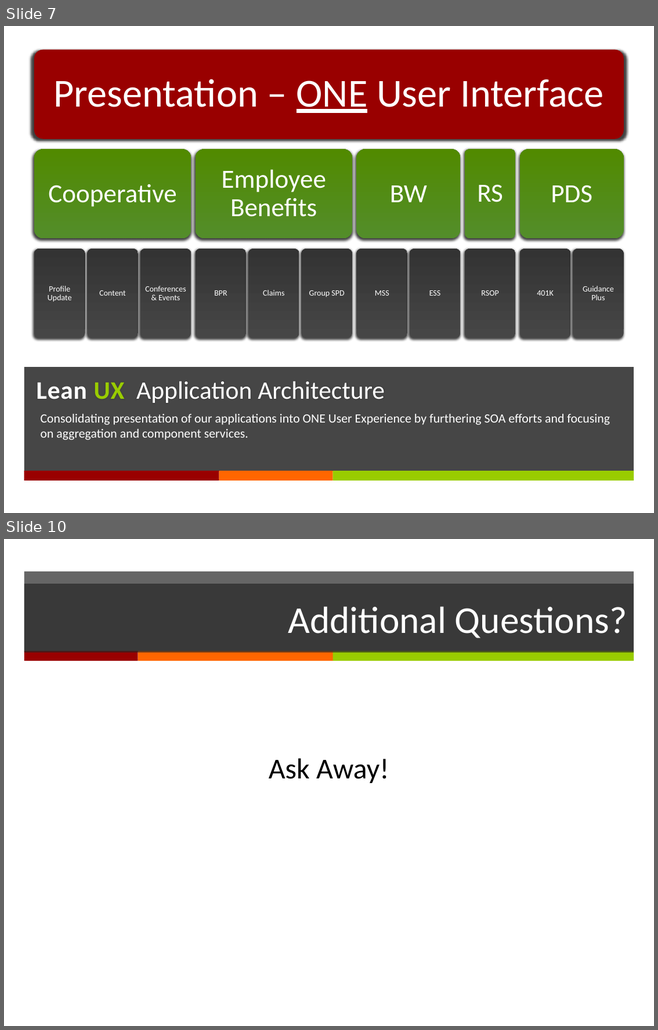
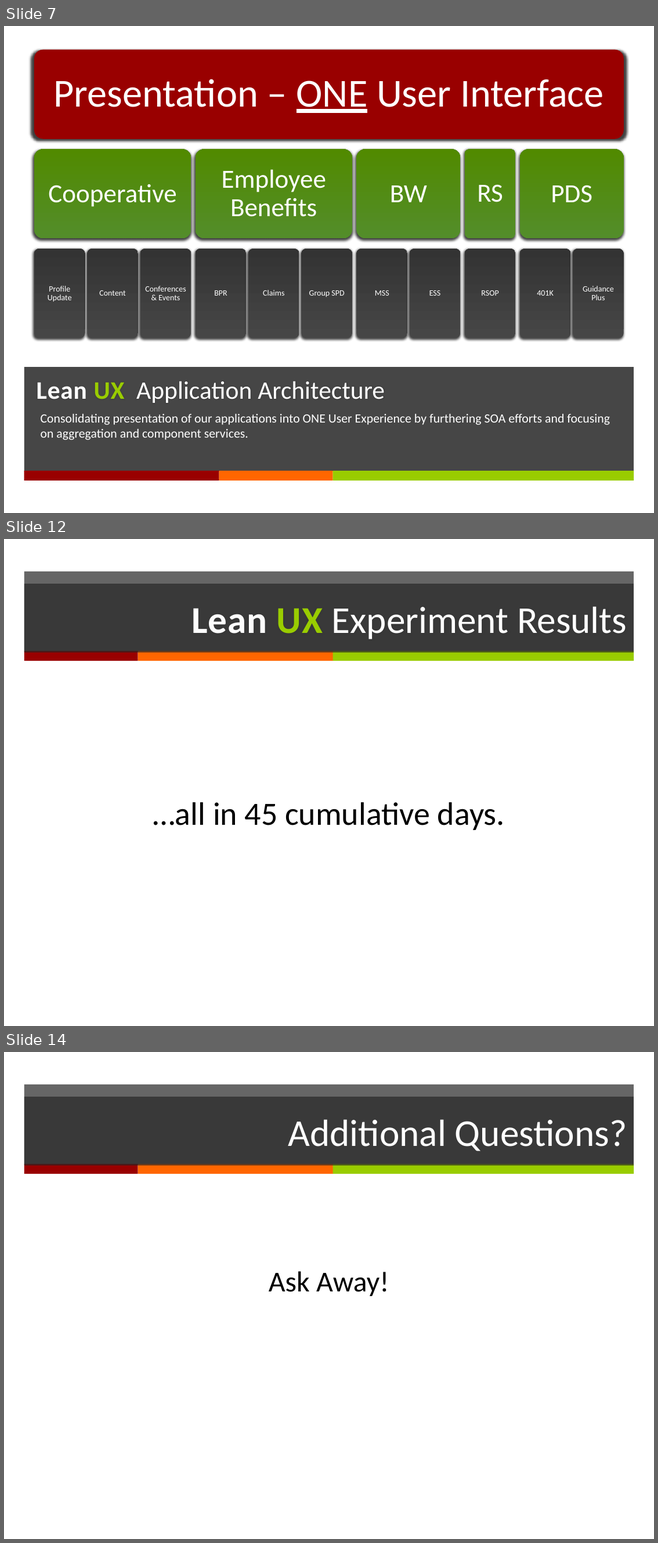
Before and after one commit to DannyDouglass/LeanUx, a slide deck: docs/presentations/LeanUx - IT Management.pptx. Shown one above the other, each under a label of ours: slides 7 and 10 before the commit, slides 7, 12 and 14 after it; the slides between them are not shown. The pictures are 658x1030 and 658x1543 pixels, drawn with LibreOffice and Linux fonts; fonts in the diff are those of the drawing. Boxes give left, top, right and bottom in pixels: in the first picture for what was removed or moved away, otherwise in the second. Text is boxed around its words. In the diff, an @@ line names an element or a change of style, - is before the commit and + after.

```diff
--- a/docs/presentations/LeanUx - IT Management.pptx
+++ b/docs/presentations/LeanUx - IT Management.pptx
@@ slide 12 added at box(4, 539, 654, 1026), background #FFFFFF; not listed: 4 template elements that a slide beside it also shows @@
@@ title added at box(24, 584, 633, 653), fill #262626 at 70% opacity, 42 pt, text #FFFFFF @@
+Lean UX Experiment Results
@@ text added at box(152, 802, 505, 830), 36 pt, text #000000 @@
+…all in 45 cumulative days.
@@ what was slide 10 is now slide 14 @@
```
Also in this commit, not shown: 6 slides changed, 3 other slides added.
